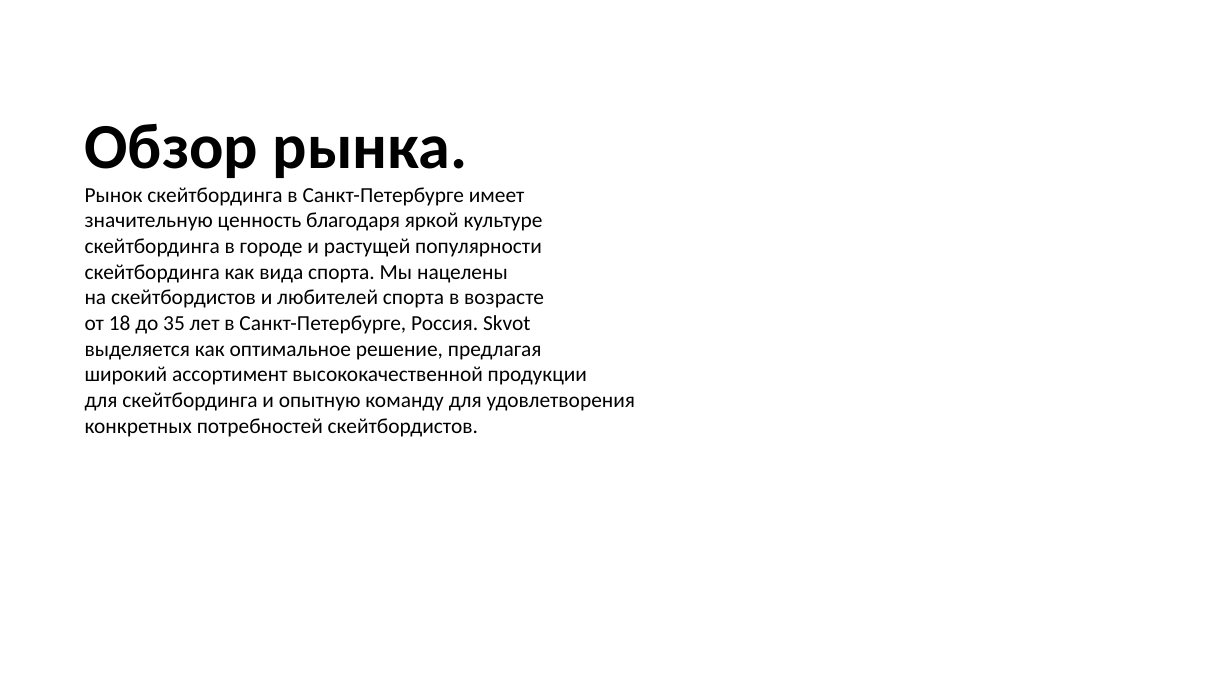
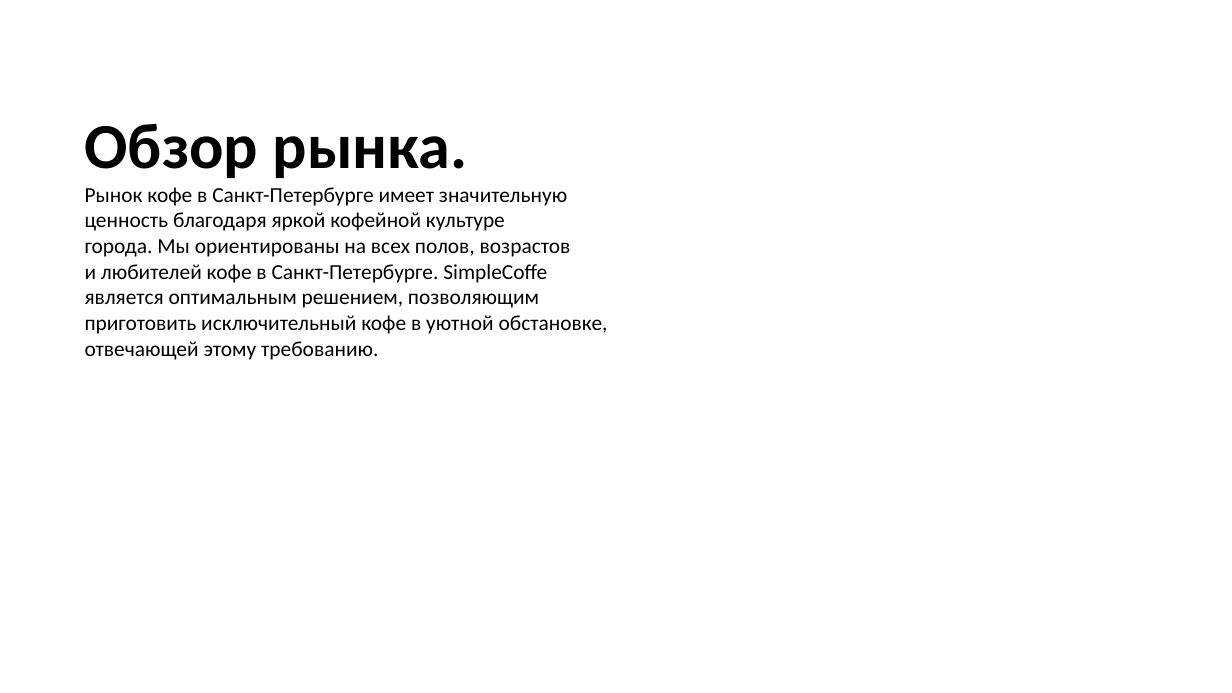
Before and after one commit to danila-zol/simpleslides, a slide deck: slide 3 of gen/test2.pptx (slide 2 before the commit). Drawn at 1232x693 pixels with LibreOffice and Linux fonts; fonts in the diff are those of the drawing. Boxes give left, top, right and bottom in pixels: in the first picture for what was removed or moved away, otherwise in the second. Text is boxed around its words. In the diff, an @@ line names an element or a change of style, - is before the commit and + after.

```diff
--- a/gen/test2.pptx
+++ b/gen/test2.pptx
@@ text at [85,187,608,360]: text changed @@
-Рынок скейтбординга в Санкт-Петербурге имеет
-значительную ценность благодаря яркой культуре
-скейтбординга в городе и растущей популярности
-скейтбординга как вида спорта. Мы нацелены
-на скейтбордистов и любителей спорта в возрасте
-от 18 до 35 лет в Санкт-Петербурге, Россия. Skvot
-выделяется как оптимальное решение, предлагая
-широкий ассортимент высококачественной продукции
-для скейтбординга и опытную команду для удовлетворения
-конкретных потребностей скейтбордистов.
+Рынок кофе в Санкт-Петербурге имеет значительную
+ценность благодаря яркой кофейной культуре
+города. Мы ориентированы на всех полов, возрастов
+и любителей кофе в Санкт-Петербурге. SimpleCoffe
+является оптимальным решением, позволяющим
+приготовить исключительный кофе в уютной обстановке,
+отвечающей этому требованию.
```
Also in this commit, not shown: 8 other slides changed, 2 slides added, 1 slide removed, 3 other files.
